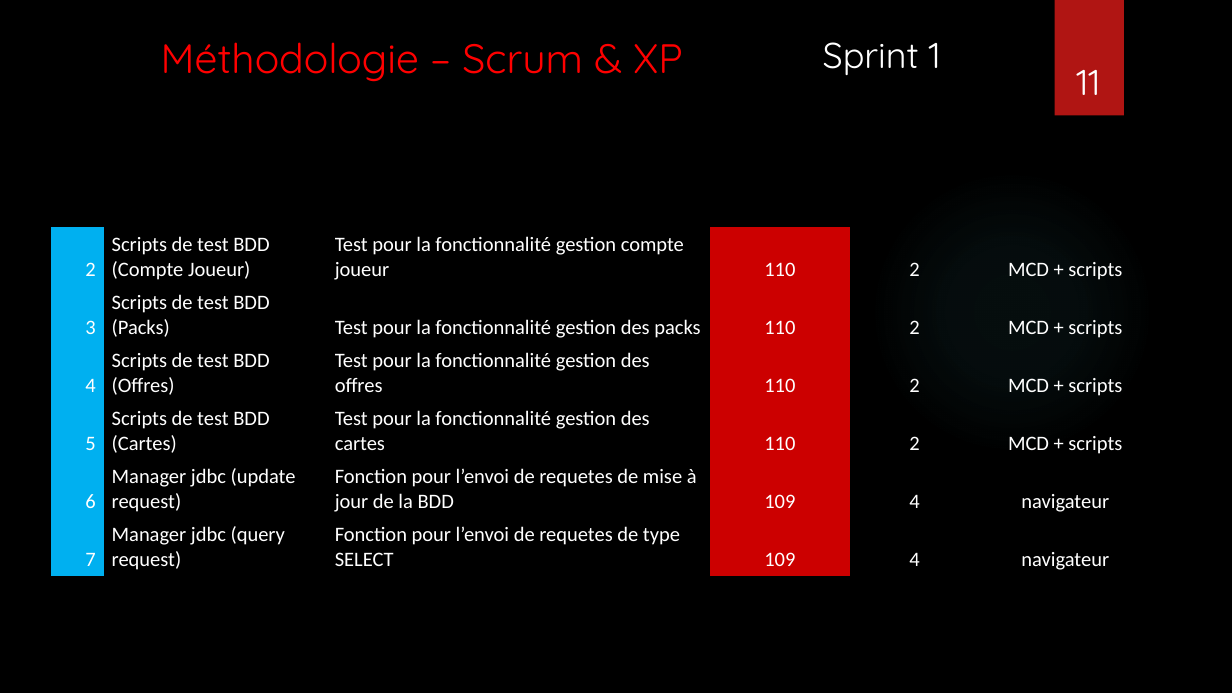
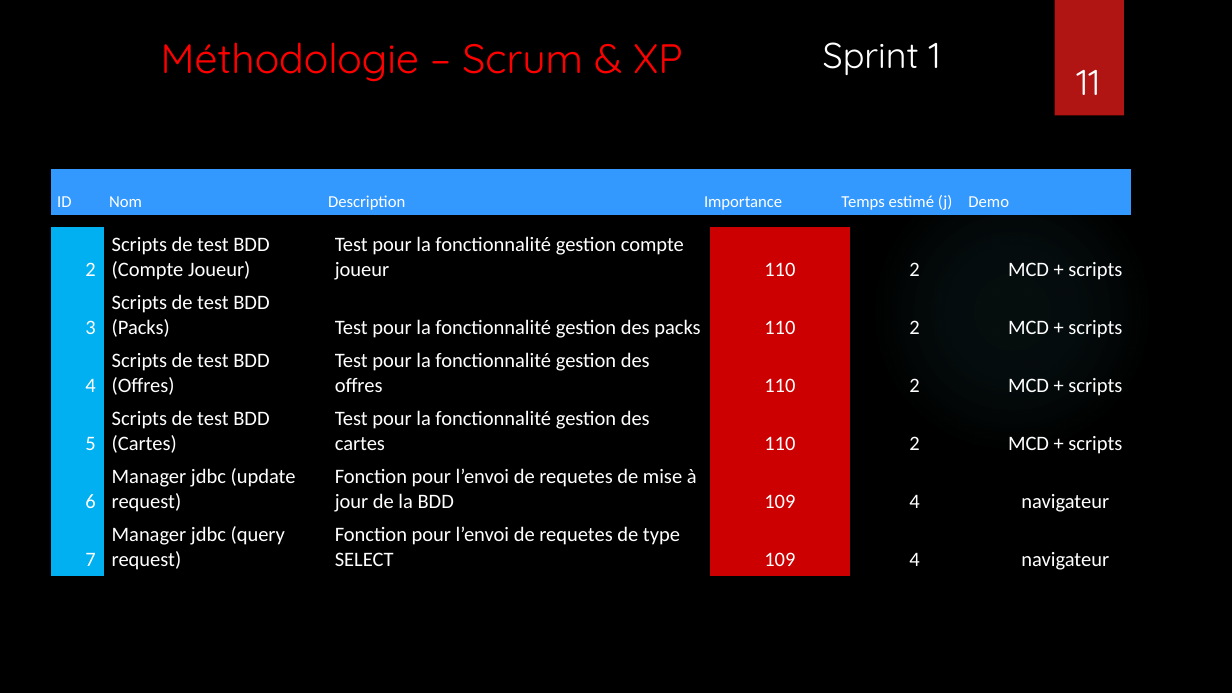
Before and after one commit to Vinspi/DropDaBomb, a slide deck: slide 11 of Documentation/PresentationPIA.pptx. Drawn at 1232x693 pixels with LibreOffice and Linux fonts; fonts in the diff are those of the drawing; background and template pictures are left out. Boxes give left, top, right and bottom in pixels: in the first picture for what was removed or moved away, otherwise in the second. Text is boxed around its words. In the diff, an @@ line names an element or a change of style, - is before the commit and + after.

```diff
--- a/Documentation/PresentationPIA.pptx
+++ b/Documentation/PresentationPIA.pptx
@@ table added at (x1=51, y1=169, x2=1131, y2=215), 1 rows, 6 columns @@
+ID | Nom | Description | Importance | Temps estimé (j) | Demo
```
Also in this commit, not shown: 4 other slides changed, 1 slide added.
